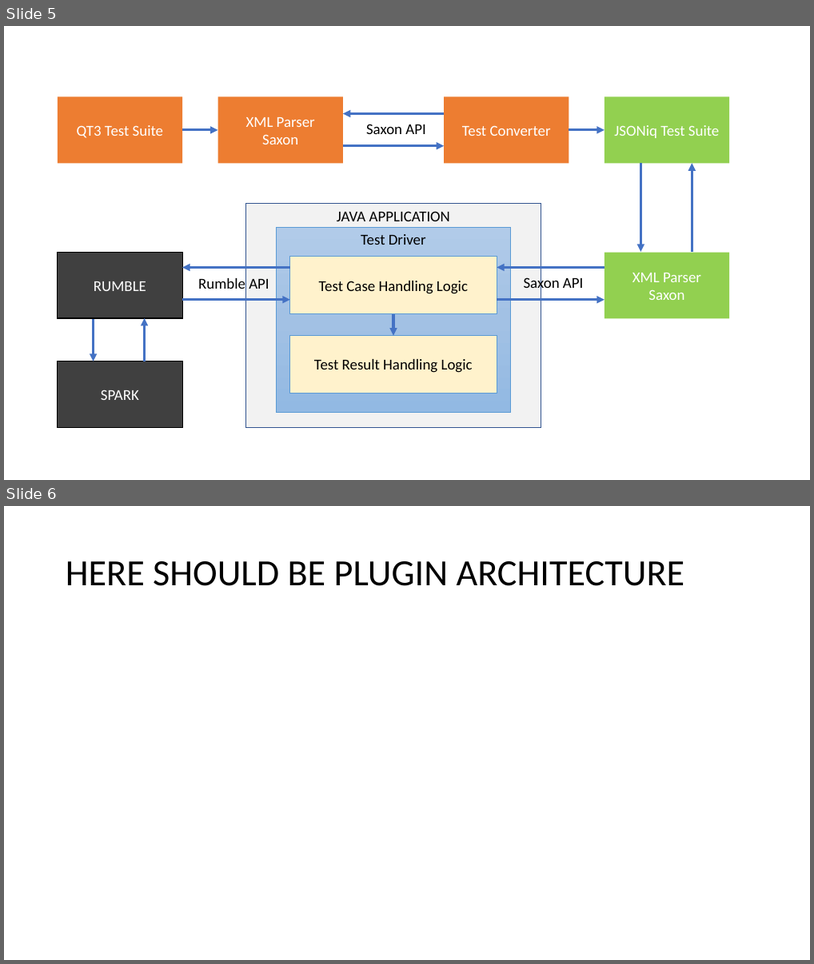
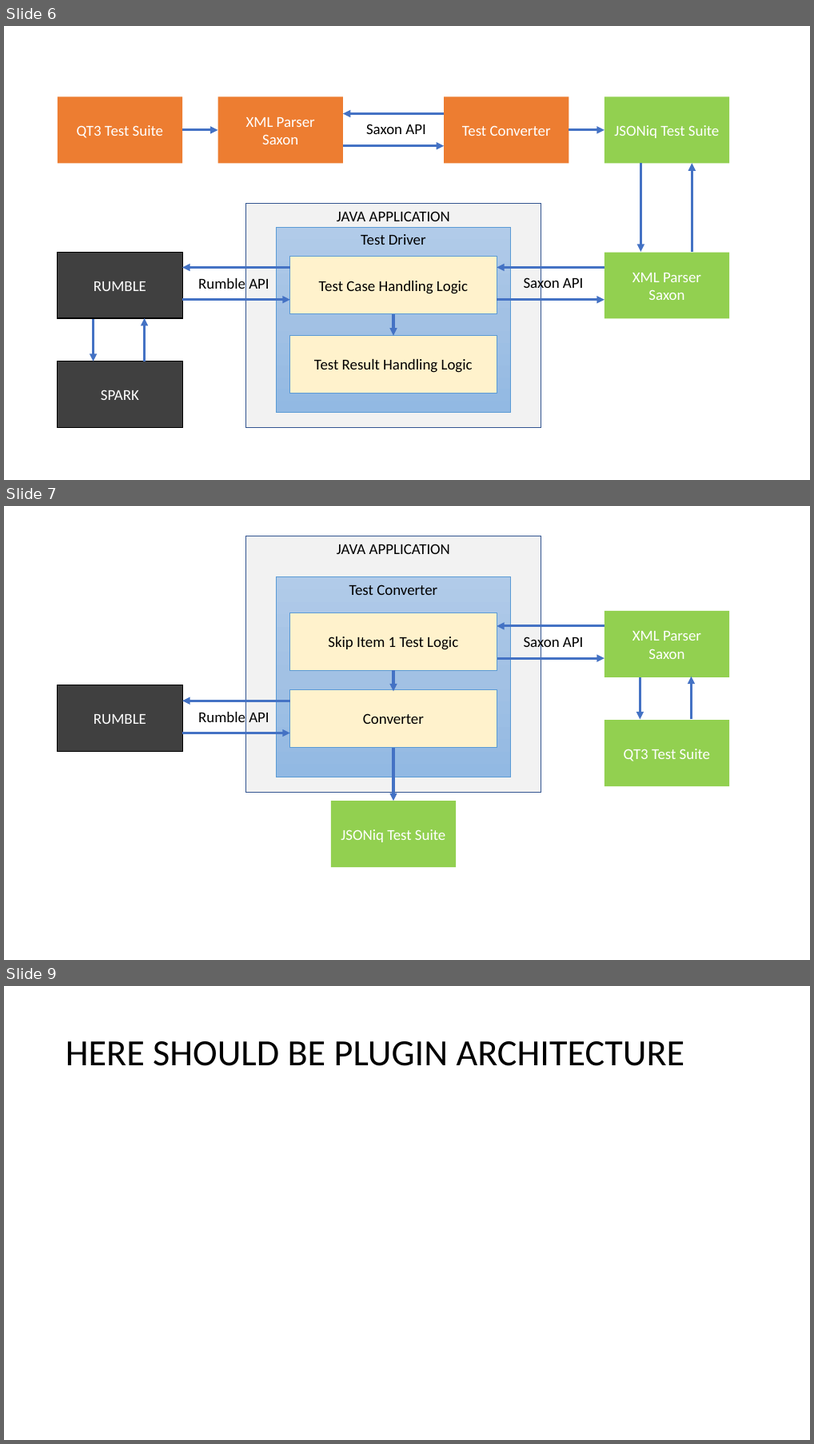
Before and after one commit to RumbleDB/rumble-test-suite, a slide deck: thesis/Architecture Diagram v2.0.pptx. Shown one above the other, each under a label of ours: slides 5 and 6 before the commit, slides 6, 7 and 9 after it; the slides between them are not shown. The pictures are 814x964 and 814x1444 pixels, drawn with LibreOffice and Linux fonts; fonts in the diff are those of the drawing. Boxes give left, top, right and bottom in pixels: in the first picture for what was removed or moved away, otherwise in the second. Text is boxed around its words. In the diff, an @@ line names an element or a change of style, - is before the commit and + after.

Commit message:
Report milestone. Wrote about test converted almost everything

```diff
--- a/thesis/Architecture Diagram v2.0.pptx
+++ b/thesis/Architecture Diagram v2.0.pptx
@@ slide 7 added at box(4, 506, 810, 960), background #FFFFFF @@
@@ rectangle added at box(246, 536, 541, 792), fill #F2F2F2, outline #325491 1 pt, 18 pt, text #000000 @@
+JAVA APPLICATION
@@ rectangle added at box(276, 576, 510, 776), fill gradient #B1CBE9 to #A3C1E5 to #93B9E4, outline #5B9BD5 0.5 pt, 18 pt, text #000000 @@
+Test Converter
@@ rectangle added at box(290, 613, 497, 671), fill #FFF2CC, outline #5B9BD5 0.5 pt, 18 pt, text #000000 @@
+Skip Item 1 Test Logic
@@ rectangle added at box(605, 611, 730, 677), fill #92D050, 18 pt, text #FFFFFF @@
+XML Parser
+Saxon
@@ arrow added from (605, 626) to (497, 626), #4472C4 3 pt @@
@@ text added at box(524, 634, 583, 651), 18 pt, text #000000 @@
+Saxon API
@@ arrow added from (394, 671) to (394, 691), #4472C4 3 pt @@
@@ arrow added from (497, 659) to (605, 659), #4472C4 3 pt @@
@@ rectangle added at box(58, 685, 182, 752), fill #404040, outline #000000 1 pt, 18 pt, text #FFFFFF @@
+RUMBLE
@@ rectangle added at box(290, 689, 497, 747), fill #FFF2CC, outline #5B9BD5 0.5 pt, 18 pt, text #000000 @@
+Converter
@@ arrow added from (641, 677) to (641, 719), #4472C4 3 pt @@
@@ arrow added from (692, 719) to (692, 676), #4472C4 3 pt @@
@@ arrow added from (290, 700) to (182, 700), #4472C4 3 pt @@
@@ text added at box(198, 712, 269, 722), 18 pt, text #000000 @@
+Rumble API
@@ rectangle added at box(605, 720, 730, 786), fill #92D050, 18 pt, text #FFFFFF @@
+QT3 Test Suite
@@ arrow added from (182, 733) to (290, 733), #4472C4 3 pt @@
@@ arrow added from (394, 748) to (394, 800), #4472C4 3 pt @@
@@ rectangle added at box(331, 800, 457, 867), fill #92D050, 18 pt, text #FFFFFF @@
+JSONiq Test Suite
@@ what was slide 5 is now slide 6 @@
@@ what was slide 6 is now slide 9 @@
```
Also in this commit, not shown: 2 other slides added, 6 other files.
